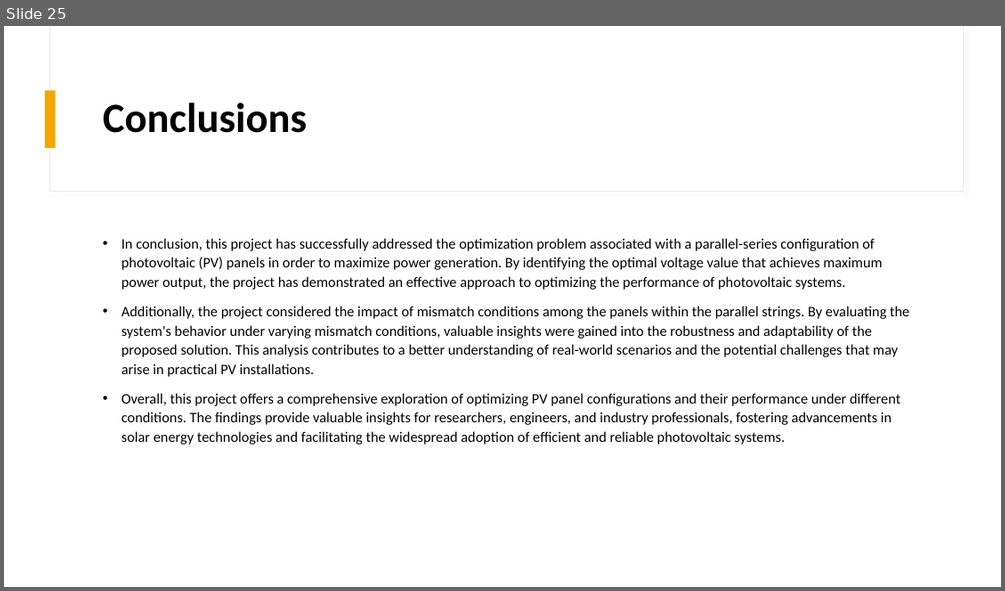
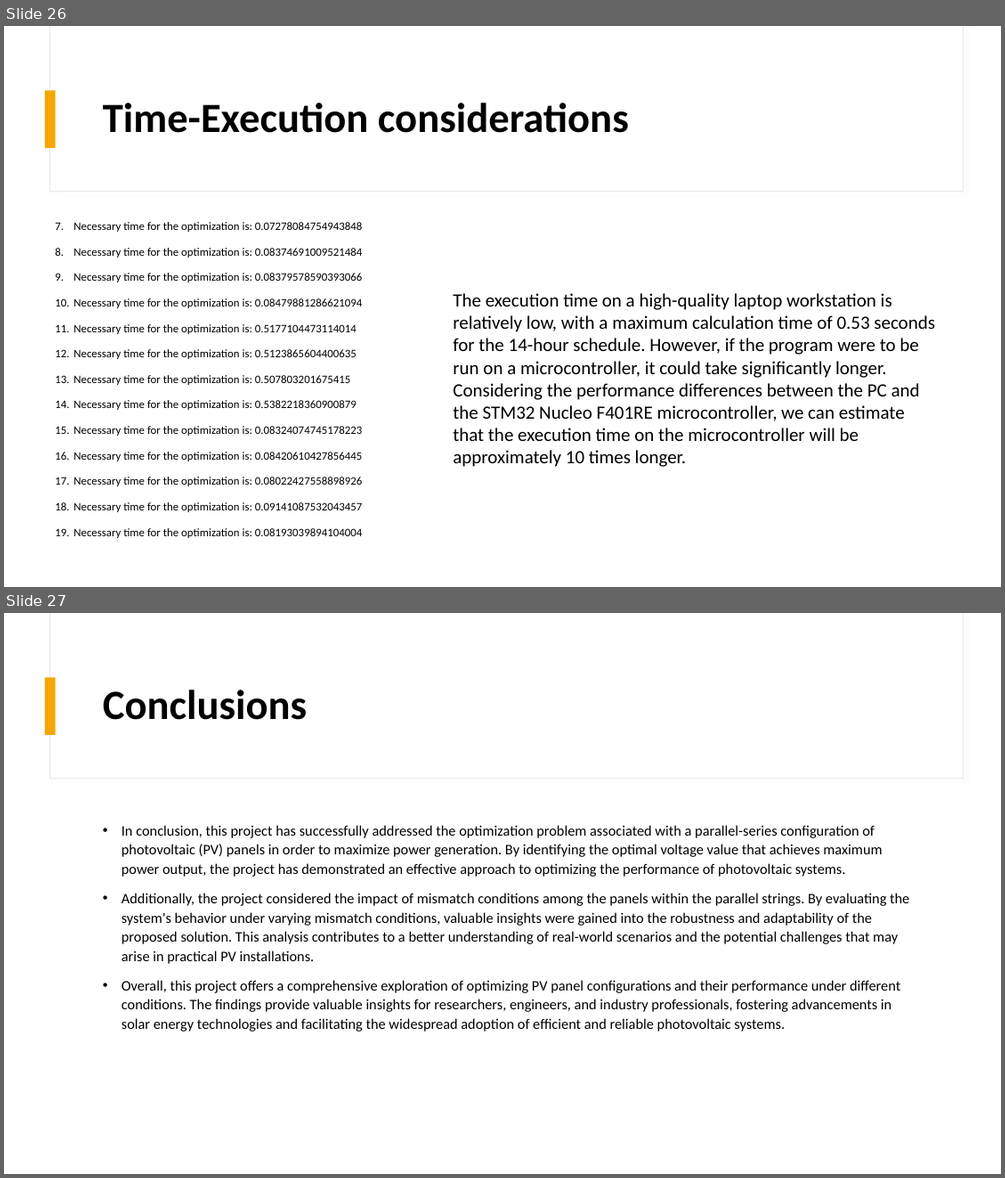
Before and after one commit to mdg217/RenewableEnergyProject, a slide deck: ProgettoRESM.pptx. Shown one above the other, each under a label of ours: slide 25 before the commit, slides 26 and 27 after it. The pictures are 1005x591 and 1005x1178 pixels, drawn with LibreOffice and Linux fonts; fonts in the diff are those of the drawing. Boxes give left, top, right and bottom in pixels: in the first picture for what was removed or moved away, otherwise in the second. Text is boxed around its words. In the diff, an @@ line names an element or a change of style, - is before the commit and + after.

```diff
--- a/ProgettoRESM.pptx
+++ b/ProgettoRESM.pptx
@@ slide 26 added at (x1=4, y1=26, x2=1001, y2=587), background #FFFFFF; not listed: 3 template elements that a slide beside it also shows @@
@@ title added at (x1=103, y1=103, x2=629, y2=133), 40 pt, text #000000, bold @@
+Time-Execution considerations
@@ text added at (x1=73, y1=222, x2=362, y2=512), 11 pt, text #000000 @@
+7. Necessary time for the optimization is: 0.07278084754943848
+8. Necessary time for the optimization is: 0.08374691009521484
+9. Necessary time for the optimization is: 0.08379578590393066
+10. Necessary time for the optimization is: 0.08479881286621094
+11. Necessary time for the optimization is: 0.5177104473114014
+12. Necessary time for the optimization is: 0.5123865604400635
+13. Necessary time for the optimization is: 0.507803201675415
+14. Necessary time for the optimization is: 0.5382218360900879
+15. Necessary time for the optimization is: 0.08324074745178223
+16. Necessary time for the optimization is: 0.08420610427856445
+17. Necessary time for the optimization is: 0.08022427558898926
+18. Necessary time for the optimization is: 0.09141087532043457
+19. Necessary time for the optimization is: 0.08193039894104004
@@ text added at (x1=453, y1=293, x2=935, y2=467), 18 pt, text #000000 @@
+The execution time on a high-quality laptop workstation is relatively low, with a maximum calculation time of 0.53 seconds for the 14-hour schedule. However, if the program were to be run on a microcontroller, it could take significantly longer. Considering the performance differences between the PC and the STM32 Nucleo F401RE microcontroller, we can estimate that the execution time on the microcontroller will be approximately 10 times longer.
@@ what was slide 25 is now slide 27 @@
```
Also in this commit, not shown: 6 slides changed, 1 other slide added, 2 other files.
